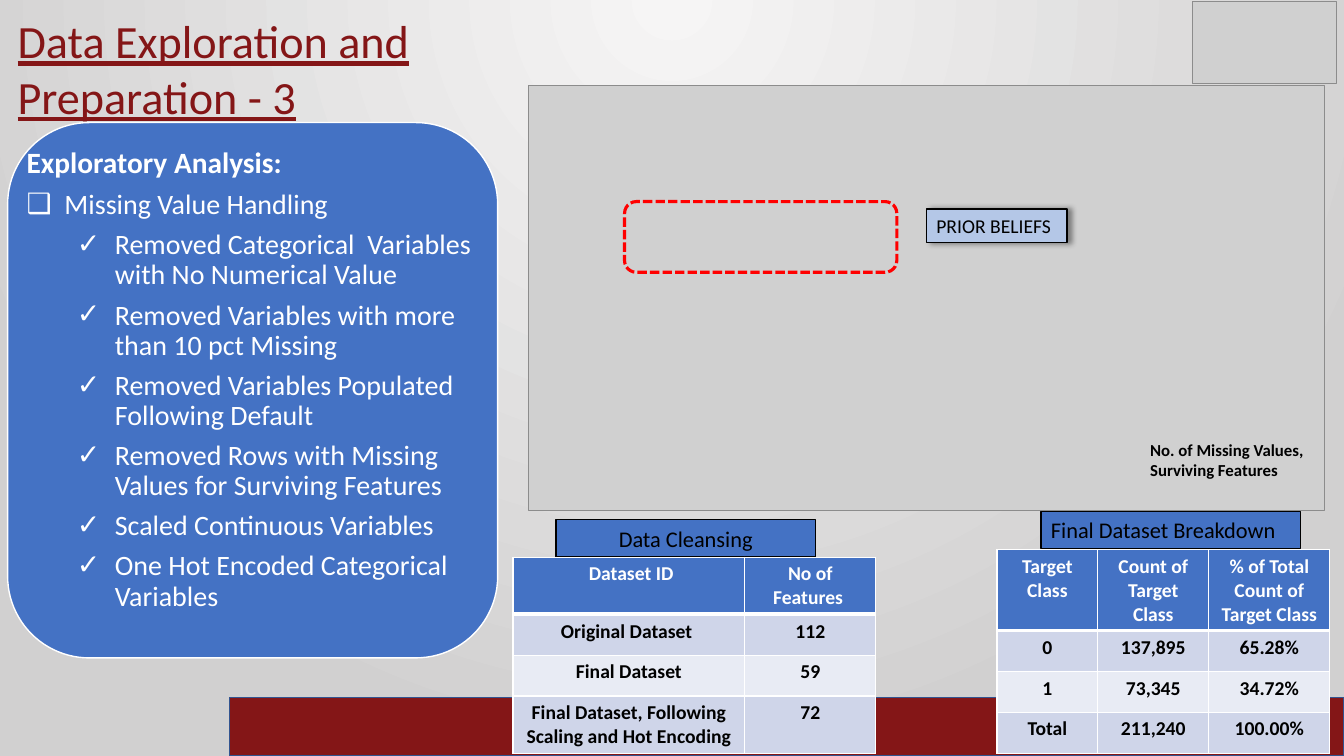
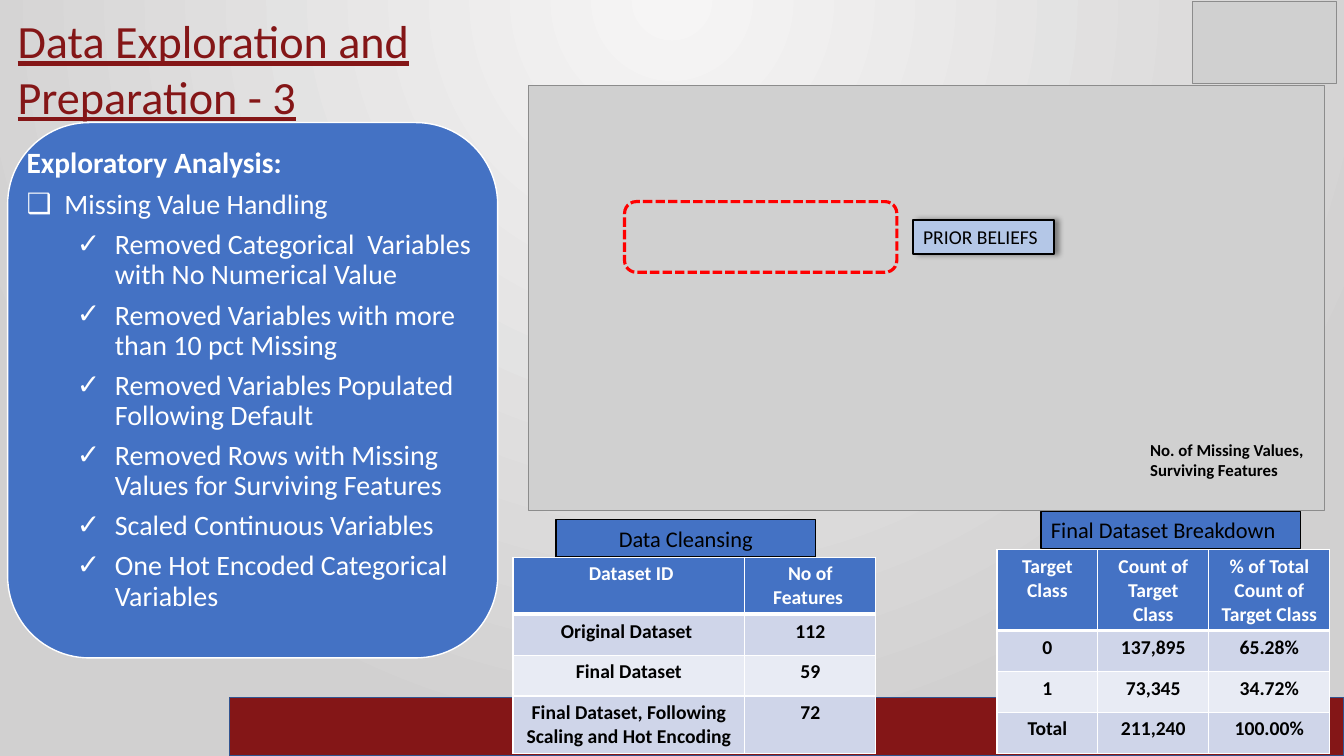
Before and after one commit to ramrao0102/DSA5900-Project, a slide deck: slide 6 of Ram_Rao_Final_Practicum.pptx. Drawn at 1344x756 pixels with LibreOffice and Linux fonts; fonts in the diff are those of the drawing; grey boxes stand for pictures; background and template pictures are left out. Boxes give left, top, right and bottom in pixels: in the first picture for what was removed or moved away, otherwise in the second. Text is boxed around its words. In the diff, an @@ line names an element or a change of style, - is before the commit and + after.

```diff
--- a/Ram_Rao_Final_Practicum.pptx
+++ b/Ram_Rao_Final_Practicum.pptx
@@ rectangle "PRIOR BELIEFS": place and size @@
-rectangle "PRIOR BELIEFS" at (927, 209, 1068, 243)
+rectangle "PRIOR BELIEFS" at (913, 220, 1055, 254)
```
Also in this commit, not shown: 5 other slides changed, 1 other file.
